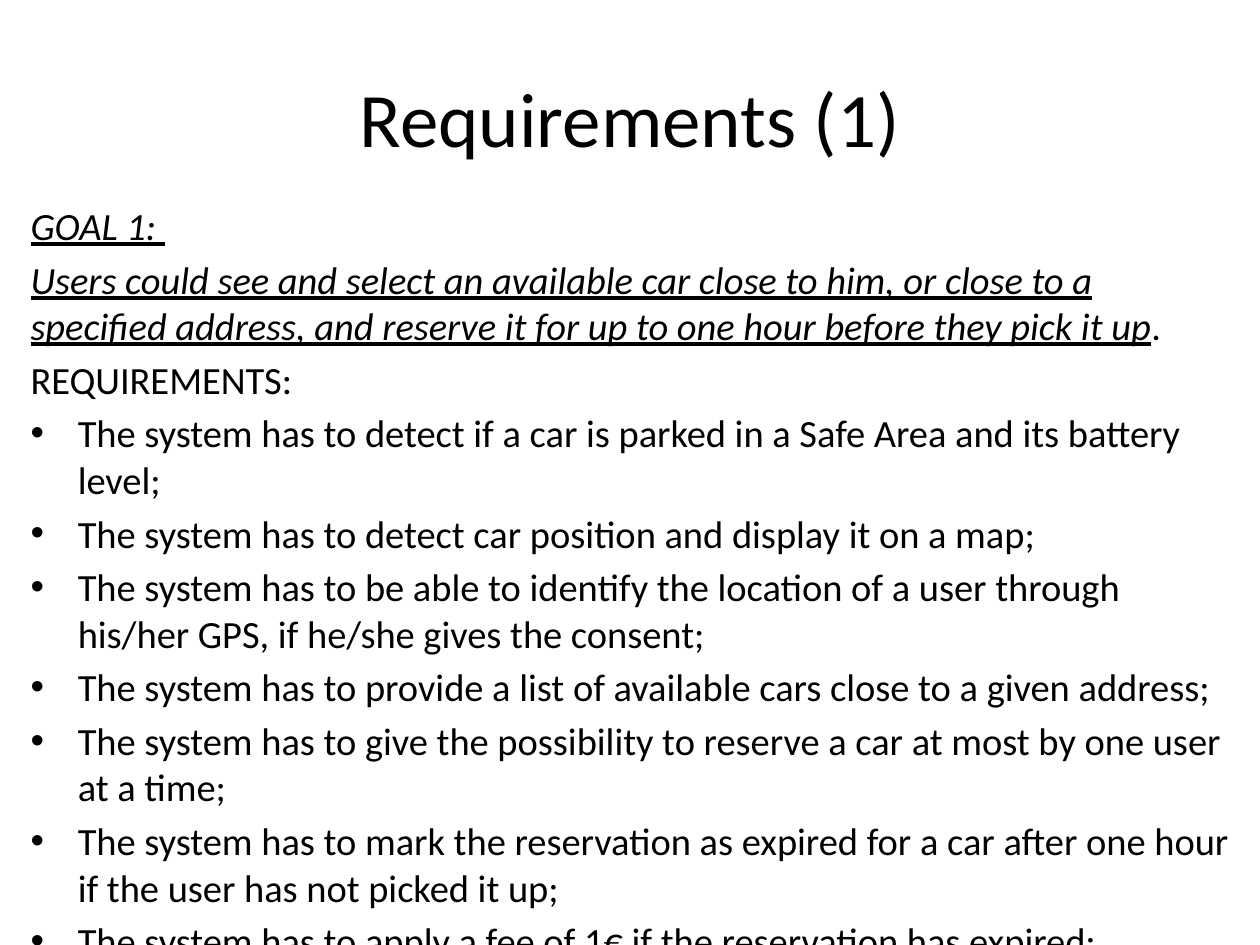
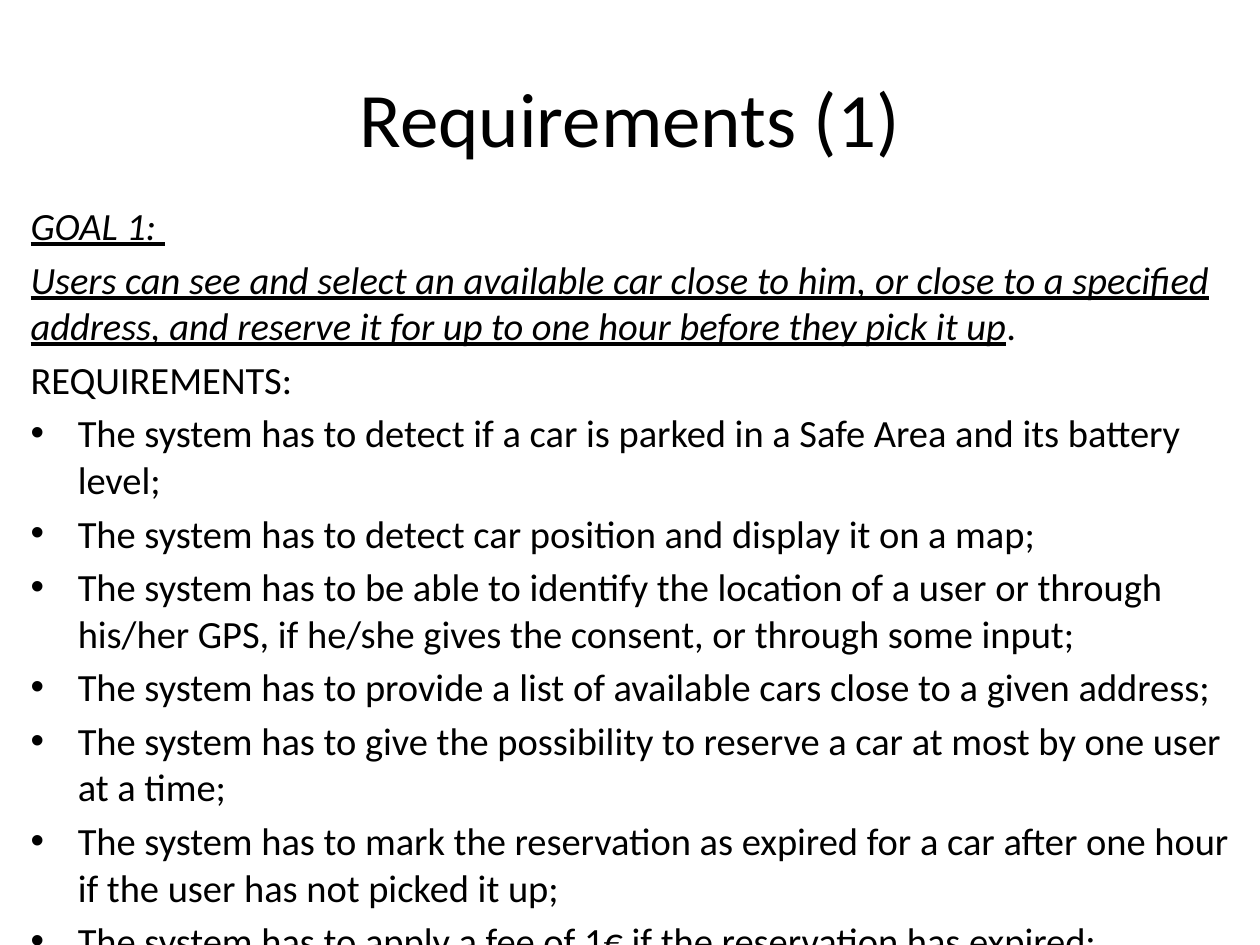
Before and after one commit to cattaneo-riccardo/PowerEnjoy, a slide deck: slide 9 of RASD/presentation/RASD_presentation.pptx. Drawn at 1260x945 pixels with LibreOffice and Linux fonts; fonts in the diff are those of the drawing. Boxes give left, top, right and bottom in pixels: in the first picture for what was removed or moved away, otherwise in the second. Text is boxed around its words. In the diff, an @@ line names an element or a change of style, - is before the commit and + after.

```diff
--- a/RASD/presentation/RASD_presentation.pptx
+++ b/RASD/presentation/RASD_presentation.pptx
@@ text at (x1=31, y1=267, x2=1208, y2=347): text changed @@
-Users could see and select an available car close to him, or close to a specified address, and reserve it for up to one hour before they pick it up.
+Users can see and select an available car close to him, or close to a specified address, and reserve it for up to one hour before they pick it up.
@@ text at (x1=78, y1=574, x2=1163, y2=655): text changed @@
-• The system has to be able to identify the location of a user through his/her GPS, if he/she gives the consent;
+• The system has to be able to identify the location of a user or through his/her GPS, if he/she gives the consent, or through some input;
```
Also in this commit, not shown: 8 other slides changed, 1 slide removed, 1 other file.
